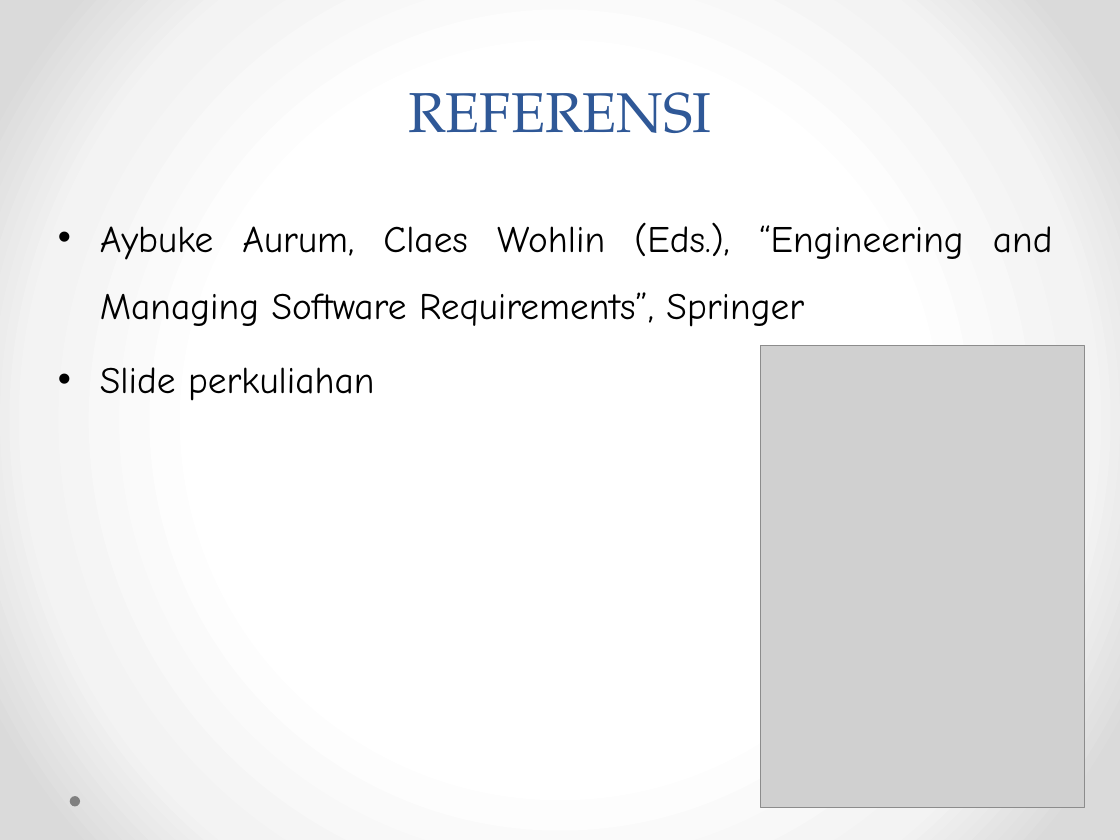
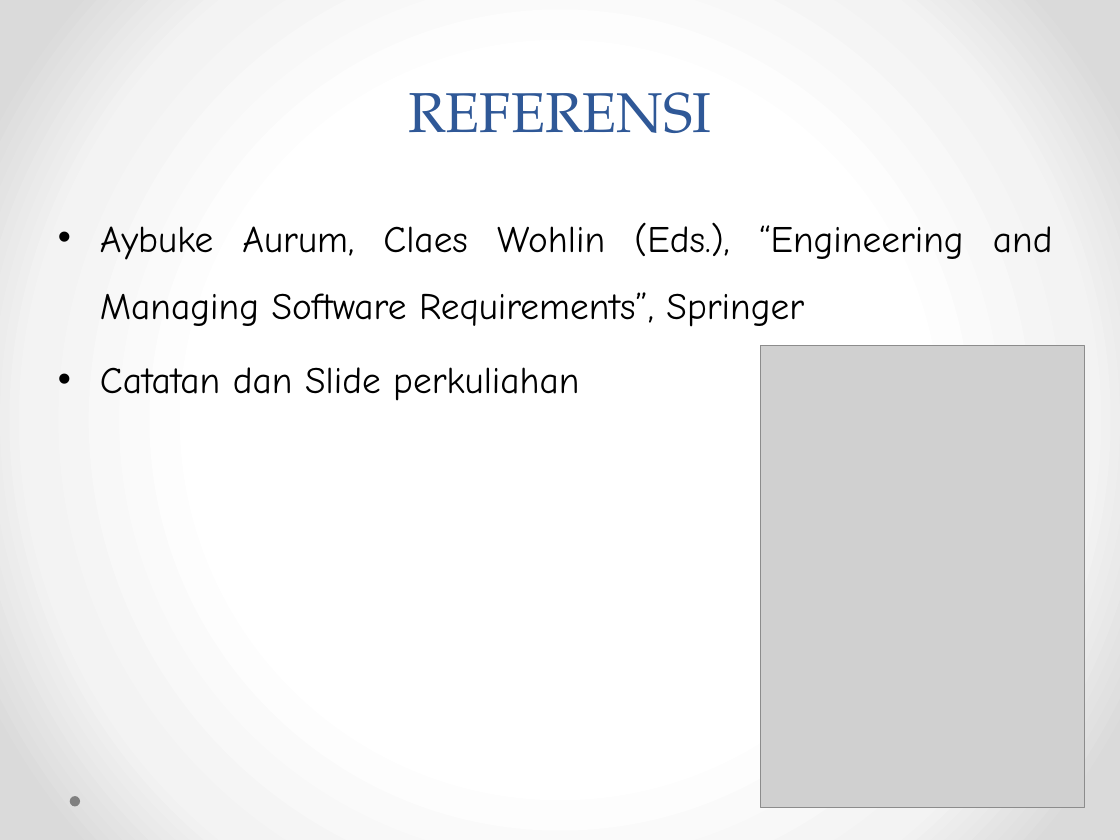
Before and after one commit to weztcy/Semester-6, a slide deck: slide 4 of Rekayasa Kebutuhan Perangkat Lunak - A11.4601/1. Pendahuluan - Software Requirement Engineering - Teknik Informatika S1.pptx. Drawn at 1120x840 pixels with LibreOffice and Linux fonts; fonts in the diff are those of the drawing; grey boxes stand for pictures. Boxes give left, top, right and bottom in pixels: in the first picture for what was removed or moved away, otherwise in the second. Text is boxed around its words. In the diff, an @@ line names an element or a change of style, - is before the commit and + after.

```diff
--- a/Rekayasa Kebutuhan Perangkat Lunak - A11.4601/1. Pendahuluan - Software Requirement Engineering - Teknik Informatika S1.pptx
+++ b/Rekayasa Kebutuhan Perangkat Lunak - A11.4601/1. Pendahuluan - Software Requirement Engineering - Teknik Informatika S1.pptx
@@ text at [100,367,579,401]: text changed @@
-• Slide perkuliahan
+• Catatan dan Slide perkuliahan
```
Also in this commit, not shown: 4 other slides changed, 3 slides removed, 17 other files.
